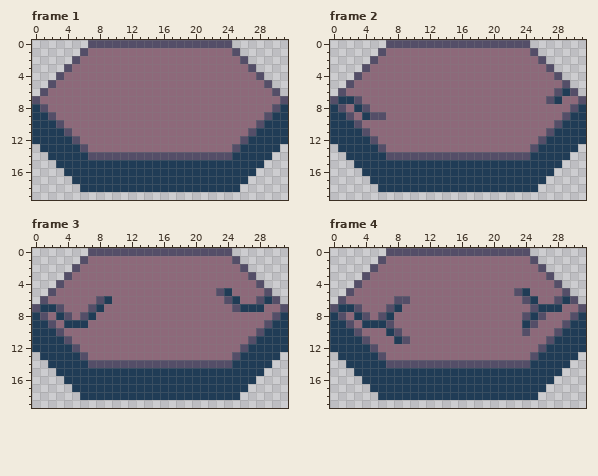
A pixel-art file gets an edit: src/Art/coloured-hex-craking.aseprite. Above: the version before the commit.
32x20 pixels, 9 frames. Shown: frame 1, frame 2, frame 3, frame 4. The commit also changed other frames, which this record leaves out.
Now the later version:
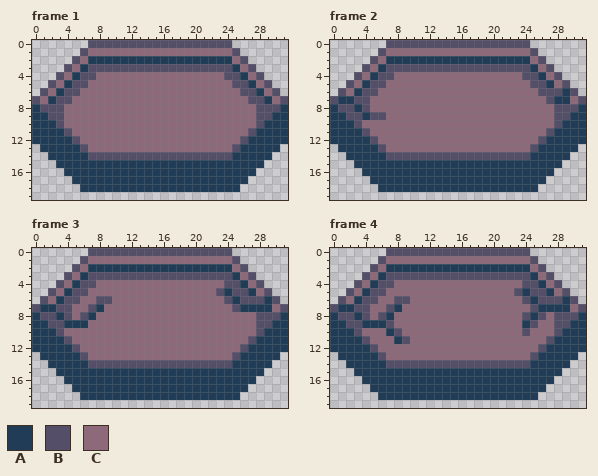
Palette (. is transparent): A #203c56  B #544e68  C #8d697a
Edits made:
Frame 1, layer "Group 1/face":
y 2: x 7..24 CCCCCCCCCCCCCCCCCC -> AAAAAAAAAAAAAAAAAA
y 3: x 6..25 CCCCCCCCCCCCCCCCCCCC -> ABBBBBBBBBBBBBBBBBBA
y 4: x 5..7 CCC -> ABB; x 24..26 CCC -> BBA
y 5: x 4..6 CCC -> ABB; x 25..27 CCC -> BBA
y 6: x 3..5 CCC -> ABB; x 26..28 CCC -> BBA
y 7: x 2..4 CCC -> ABB; x 27..29 CCC -> BBA
y 8: x 2..3 CC -> BB; x 28..29 CC -> BB
y 9: x 3 C -> B; x 28 C -> B
Frame 2, layer "Group 1/face":
y 2: x 7..24 CCCCCCCCCCCCCCCCCC -> AAAAAAAAAAAAAAAAAA
y 3: x 6..25 CCCCCCCCCCCCCCCCCCCC -> ABBBBBBBBBBBBBBBBBBA
y 4: x 5..7 CCC -> ABB; x 24..26 CCC -> BBA
y 5: x 4..6 CCC -> ABB; x 25..27 CCC -> BBA
y 6: x 3..5 CCC -> ABB; x 26..27 CC -> BB
y 7: x 4 C -> B; x 29 C -> A
y 8: x 2 C -> B; x 28..29 CC -> BB
y 9: x 3 C -> B; x 28 C -> B
Frame 3, layers "Group 1/cracks", "Group 1/face":
y 2: x 7..24 CCCCCCCCCCCCCCCCCC -> AAAAAAAAAAAAAAAAAA
y 3: x 6..25 CCCCCCCCCCCCCCCCCCCC -> ABBBBBBBBBBBBBBBBBBA
y 4: x 5..7 CCC -> ABB; x 24..26 CCC -> BBA
y 5: x 4..6 CCC -> ABB; x 25..27 CCC -> BBA
y 6: x 3..5 CCC -> ABB; x 9 A -> B; x 26..27 CC -> BB
y 7: x 4 C -> B; x 29 C -> A
y 8: x 2 C -> B; x 28..29 CC -> BB
y 9: x 3 C -> B; x 28 C -> B
Frame 4, layer "Group 1/face": the same change as frame 2
